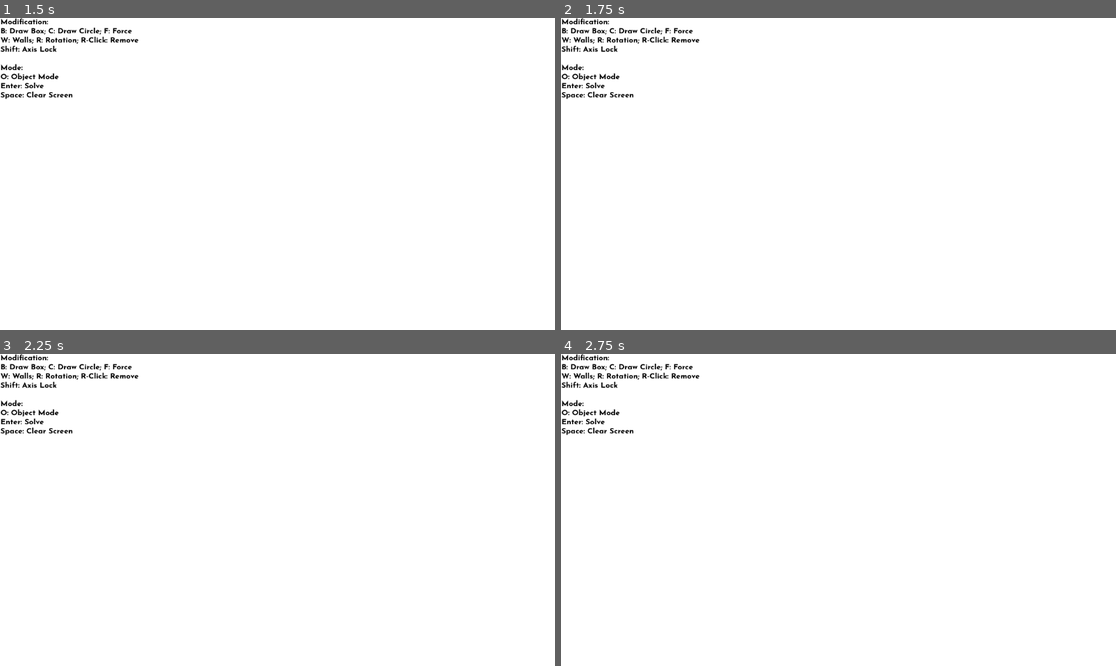
Above: before the commit, frames 1-4 (two rows, left to right).
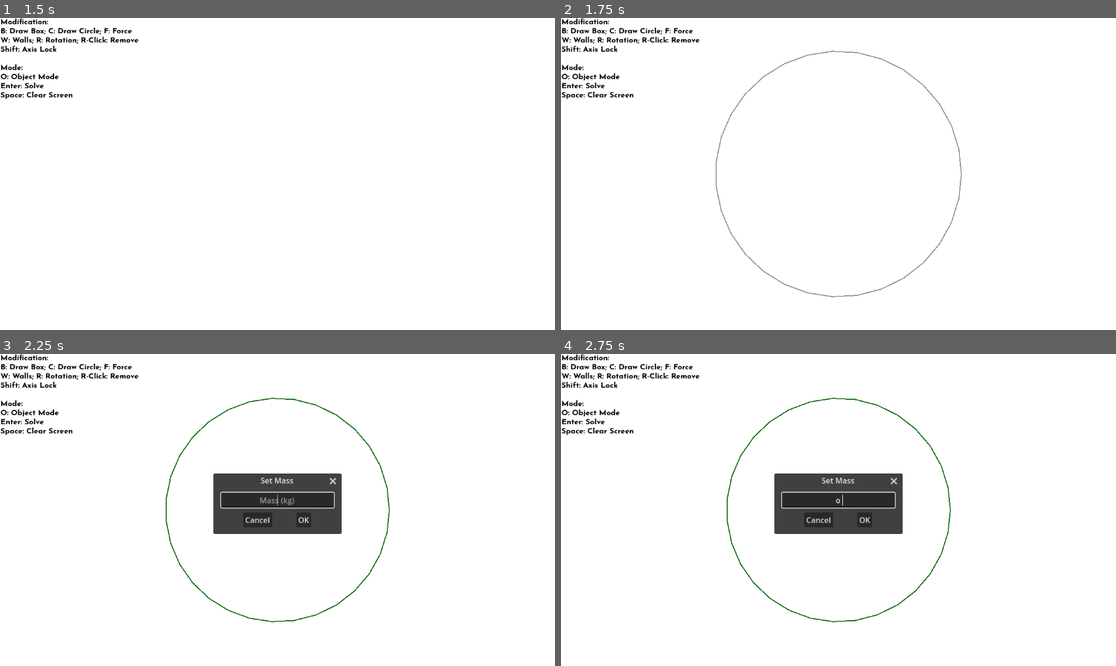
Above: after the commit, the same moments.

Repository: MDGSpace-SOC-D-2025/The-Torque-Awakens
Game: Godot game, scene res://scenes/main_menu.tscn
Two runs of this game, one before a commit and one after it. Both use one fixed random seed, a clock stepped at 60 frames per second and the inputs below.
Inputs (mouse positions are in pixels of both pictures, inside the frame that each line leads up to):
- Up to frame 1 (1.5 s): click "Statics" at 0.5 s; tap Enter at 1.25 s; move the mouse to (399, 158) at 1.27 s; hold W from 1.28 s (still down); tap B at 1.35 s; click (399, 158) at 1.42 s
- Up to frame 2 (1.75 s): keep holding W; tap Space at 1.52 s; tap C at 1.55 s
- Up to frame 3 (2.25 s): tap Space at 1.82, 2 s; move the mouse to (166, 525) at 2.02 s; release W at 2.03 s; hold S from 2.03 s (still down); tap C at 2.1 s; click (166, 525) at 2.17 s
- Up to frame 4 (2.75 s): keep holding S; tap Space at 2.27, 2.57 s; tap O at 2.3 s

Frame 1 is identical in both runs. In frame 2, 0.6% of the frame differs, in the area x 27-73%, y 10-90%; in frame 3, 5.1%, in the area x 29-71%, y 14-86%; in frame 4, 5.1%.

Commit message:
feat: Force Generator changed and values on-screen

Diff:
--- a/scenes/gd_statics.tscn
+++ b/scenes/gd_statics.tscn
@@ -5,6 +5,7 @@
 [ext_resource type="Script" uid="uid://c6d7isxbim25j" path="res://scripts/statics/gd_statics_camera.gd" id="2_t1pn1"]
 
 [node name="GDStatics" type="Node2D"]
+position = Vector2(0, -0.525)
 script = ExtResource("1_4agh2")
 color_smooth = Color(0, 0.46486604, 0.46826637, 1)
 color_preview_smooth = Color(0.5449743, 0.54497427, 0.54497427, 1)
@@ -16,8 +17,8 @@
 [node name="Label" type="Label" parent="CanvasLayer"]
 offset_left = 1.0
 offset_top = 1.0
-offset_right = 279.0
-offset_bottom = 258.0
+offset_right = 294.0
+offset_bottom = 188.0
 theme_override_colors/font_color = Color(0, 0, 0, 1)
 theme_override_fonts/font = ExtResource("2_mmtxs")
 text = "Modification:
--- a/scripts/statics/gd_statics.gd
+++ b/scripts/statics/gd_statics.gd
@@ -1,7 +1,7 @@
 extends Node2D
 
 enum WallType { SMOOTH }
-enum Mode { WALL, BOX, CIRCLE, OBJECT, FORCE,RULER }
+enum Mode { WALL, BOX, CIRCLE, OBJECT, FORCE, RULER }
 
 @export_group("Colors")
 @export var color_smooth: Color = Color.GRAY
@@ -33,9 +33,14 @@
 var contact_detector: ContactDetector
 var solver: StaticsSolver
 var renderer: Renderer
+
 var mass_popup: ConfirmationDialog
 var mass_input: LineEdit
 var pending_object: RigidObject
+
+var force_popup: ConfirmationDialog
+var force_input: LineEdit
+var pending_force_data: Dictionary = {}
 
 var walls: Array[WallData] = []
 var objects: Array[RigidObject] = []
@@ -61,110 +66,83 @@
 
 	renderer = Renderer.new()
 	renderer.setup(self)
+
+	_setup_ui()
+
+func _setup_ui():
 	mass_popup = ConfirmationDialog.new()
 	mass_popup.title = "Set Mass"
-	mass_popup.exclusive = true
+	mass_input = LineEdit.new()
+	mass_input.placeholder_text = "Mass (kg)"
+	mass_input.alignment = HORIZONTAL_ALIGNMENT_CENTER
+	mass_popup.add_child(mass_input)
+	add_child(mass_popup)
+	mass_popup.confirmed.connect(_on_mass_confirmed)
 
-	mass_input = LineEdit.new()
-	mass_input.placeholder_text = "Enter mass (kg)"
-	mass_input.alignment = HORIZONTAL_ALIGNMENT_CENTER
-
-	mass_input.text_changed.connect(func(new_text):
-		var pos = mass_input.caret_column
-		var filtered = ""
-		for c in new_text:
-			if c in "0123456789.":
-				filtered += c
-		mass_input.text = filtered
-		mass_input.caret_column = pos
-	)
-
-	mass_popup.add_child(mass_input)
-	mass_popup.register_text_enter(mass_input)
-	mass_popup.confirmed.connect(_on_mass_confirmed)
-	mass_popup.canceled.connect(_on_mass_canceled)
-	add_child(mass_popup)
+	force_popup = ConfirmationDialog.new()
+	force_popup.title = "Set Force Magnitude"
+	force_input = LineEdit.new()
+	force_input.placeholder_text = "Magnitude (N)"
+	force_input.alignment = HORIZONTAL_ALIGNMENT_CENTER
+	force_popup.add_child(force_input)
+	add_child(force_popup)
+	force_popup.confirmed.connect(_on_force_confirmed)
 
 func _input(event: InputEvent) -> void:
 	if event is InputEventKey and event.pressed:
-		if event.keycode == KEY_W:
-			current_mode = Mode.WALL
-			object_manager.clear_selection()
-		elif event.keycode == KEY_B:
-			current_mode = Mode.BOX
-			object_manager.clear_selection()
-		elif event.keycode == KEY_C:
-			current_mode = Mode.CIRCLE
-			object_manager.clear_selection()
-		elif event.keycode == KEY_O:
-			current_mode = Mode.OBJECT
-			object_manager.clear_selection()
-		elif event.keycode == KEY_F:
-			current_mode = Mode.FORCE
-			object_manager.clear_selection()
+		if event.keycode == KEY_W: current_mode = Mode.WALL
+		elif event.keycode == KEY_B: current_mode = Mode.BOX
+		elif event.keycode == KEY_C: current_mode = Mode.CIRCLE
+		elif event.keycode == KEY_O: current_mode = Mode.OBJECT
+		elif event.keycode == KEY_F: current_mode = Mode.FORCE
 		elif event.keycode == KEY_ENTER:
 			contact_detector.detect_all_contacts()
 			solver.solve()
-		elif event.keycode == KEY_SPACE:
-			clear_everything()
+		elif event.keycode == KEY_SPACE: clear_everything()
 
 	match current_mode:
-		Mode.WALL:
-			wall_manager.handle_input(event)
-		Mode.BOX:
-			object_manager.handle_box_input(event)
-		Mode.CIRCLE:
-			object_manager.handle_circle_input(event)
-		Mode.OBJECT:
-			object_manager.handle_object_edit(event)
-		Mode.FORCE:
-			force_manager.handle_input(event)
-
-	if _is_interacting():
-		get_viewport().set_input_as_handled()
+		Mode.WALL: wall_manager.handle_input(event)
+		Mode.BOX: object_manager.handle_box_input(event)
+		Mode.CIRCLE: object_manager.handle_circle_input(event)
+		Mode.OBJECT: object_manager.handle_object_edit(event)
+		Mode.FORCE: force_manager.handle_input(event)
 
 	queue_redraw()
-
-func _is_interacting() -> bool:
-	return wall_manager.is_drawing or object_manager.is_drawing or \
-		   object_manager.is_grabbing or object_manager.is_rotating or \
-		   force_manager.is_drawing
-
-func clear_everything():
-	for obj in objects:
-		if is_instance_valid(obj.body):
-			obj.body.queue_free()
-	objects.clear()
-	for wall in walls:
-		if is_instance_valid(wall.body):
-			wall.body.queue_free()
-	walls.clear()
-	object_manager.clear_selection()
-	wall_manager.is_drawing = false
-	force_manager.is_drawing = false
-	solver.clear_results()
-	queue_redraw()
-
-func _on_mass_confirmed():
-	if pending_object:
-		var val = mass_input.text.to_float()
-		pending_object.mass = val if val > 0 else default_mass
-		pending_object = null
-	mass_input.clear()
-
-
-
-func _on_mass_canceled():
-	if pending_object:
-		object_manager._remove_object_instance(pending_object)
-		pending_object = null
-	mass_input.clear()
 
 func request_mass_input(obj: RigidObject):
 	pending_object = obj
 	mass_popup.popup_centered(Vector2i(250, 80))
 	mass_input.grab_focus()
 
+func _on_mass_confirmed():
+	if pending_object:
+		var val = mass_input.text.to_float()
+		pending_object.mass = val if val > 0 else default_mass
+	mass_input.clear()
+
+func request_force_magnitude(obj, direction, magnitude):
+	pending_force_data = {"obj": obj, "dir": direction, "mag": magnitude}
+	force_input.text = str(snapped(magnitude, 0.1))
+	force_popup.popup_centered(Vector2i(250, 80))
+	force_input.grab_focus()
+
+func _on_force_confirmed():
+	var val = force_input.text.to_float()
+	if val > 0:
+		var force = ForceData.new()
+		force.direction = pending_force_data.dir
+		force.magnitude = val
+		pending_force_data.obj.forces.append(force)
+	force_input.clear()
+	queue_redraw()
+
+func clear_everything():
+	for obj in objects: if is_instance_valid(obj.body): obj.body.queue_free()
+	objects.clear()
+	for wall in walls: if is_instance_valid(wall.body): wall.body.queue_free()
+	walls.clear()
+	queue_redraw()
+
 func _draw():
 	renderer.draw_all()
 	solver.draw_results(self)
--- a/scripts/statics/statics_solver.gd
+++ b/scripts/statics/statics_solver.gd
@@ -93,7 +93,7 @@
 
 	for contact in contact_results:
 		var mag = contact_results[contact]
-		var label = "Fn: %.1f" % mag
+		var label = "Fn: %.1f N" % mag
 		var offset_pos = contact.point + (contact.normal * 25.0)
 		canvas.draw_string(font, offset_pos, label, HORIZONTAL_ALIGNMENT_CENTER, -1, font_size, golden)
 
--- a/scripts/statics/staticsforce_manager.gd
+++ b/scripts/statics/staticsforce_manager.gd
@@ -20,14 +20,9 @@
 					is_drawing = true
 					force_start = obj.position
 			else:
-				var force_vec = mouse_pos - force_start
-				if Input.is_key_pressed(KEY_ALT):
-					force_vec = -force_vec
-				if force_vec.length() > 5:
-					var force = ForceData.new()
-					force.direction = force_vec.normalized()
-					force.magnitude = force_vec.length()
-					selected_object.forces.append(force)
+				var force_vec = _get_processed_vec(mouse_pos)
+				if force_vec.length() > 2:
+					main.request_force_magnitude(selected_object, force_vec.normalized(), force_vec.length())
 				is_drawing = false
 				selected_object = null
 
@@ -38,44 +33,52 @@
 			else:
 				remove_force_at(mouse_pos)
 
+func _get_processed_vec(mouse_pos: Vector2) -> Vector2:
+	var vec = mouse_pos - force_start
+
+	if Input.is_key_pressed(KEY_SHIFT):
+		if abs(vec.x) > abs(vec.y):
+			vec.y = 0
+		else:
+			vec.x = 0
+
+	if Input.is_key_pressed(KEY_ALT):
+		vec = -vec
+
+	return vec
+
 func remove_force_at(pos: Vector2):
 	for obj in main.objects:
 		for i in range(obj.forces.size() - 1, -1, -1):
 			var force = obj.forces[i]
 			var force_end = obj.position + force.direction * force.magnitude
-			var dist = _dist_to_segment(pos, obj.position, force_end)
-			if dist < 10.0:
+			if _dist_to_segment(pos, obj.position, force_end) < 10.0:
 				obj.forces.remove_at(i)
 				return
 
 func _get_object_at(pos: Vector2):
 	for obj in main.objects:
 		var check_dist = obj.size.x if not obj.is_box else obj.size.length() / 2
-		if obj.position.distance_to(pos) < check_dist:
-			return obj
+		if obj.position.distance_to(pos) < check_dist: return obj
 	return null
 
 func _dist_to_segment(p: Vector2, a: Vector2, b: Vector2) -> float:
 	var ab = a.distance_to(b)
 	if ab == 0: return p.distance_to(a)
 	var t = max(0, min(1, (p - a).dot(b - a) / (ab * ab)))
-	var projection = a + t * (b - a)
-	return p.distance_to(projection)
+	return p.distance_to(a + t * (b - a))
 
 func draw_force_preview(t_scale: float):
 	if is_drawing and selected_object:
-		var mouse_pos = main.get_global_mouse_position()
-		var force_vec = mouse_pos - force_start
-		if Input.is_key_pressed(KEY_ALT):
-			force_vec = -force_vec
+		var force_vec = _get_processed_vec(main.get_global_mouse_position())
 		var force_end = force_start + force_vec
 		main.draw_line(force_start, force_end, main.color_preview_smooth, 2.0 * t_scale)
 		_draw_arrow_head(force_end, force_vec.normalized(), main.color_preview_smooth, t_scale)
 
 func _draw_arrow_head(tip: Vector2, direction: Vector2, color: Color, t_scale: float):
+	if direction == Vector2.ZERO: return
 	var size = 8.0 * t_scale
-	var angle = 0.5
-	var left = tip - direction.rotated(angle) * size
-	var right = tip - direction.rotated(-angle) * size
+	var left = tip - direction.rotated(0.5) * size
+	var right = tip - direction.rotated(-0.5) * size
 	main.draw_line(tip, left, color, 2.0 * t_scale)
 	main.draw_line(tip, right, color, 2.0 * t_scale)
--- a/scripts/truss/trussdraw.gd
+++ b/scripts/truss/trussdraw.gd
@@ -134,10 +134,10 @@
 			var force = member_forces[member]
 			if force > 0.01:
 				m_color = Color.CYAN
-				force_label = "%.1f (T)" % force
+				force_label = "%.1f (T) N" % force
 			elif force < -0.01:
 				m_color = Color.TOMATO
-				force_label = "%.1f (C)" % abs(force)
+				force_label = "%.1f (C) N" % abs(force)
 			else:
 				m_color = Color.DARK_GRAY
 				force_label = "0"
@@ -316,13 +316,13 @@
 			var type = node_supports[node_pos]
 			match type:
 				SupportType.PIN_X, SupportType.PIN_X_NEG, SupportType.PIN_Y, SupportType.PIN_Y_NEG:
-					reaction_forces[node_pos] = "Rx:%.1f Ry:%.1f" % [results[reaction_idx], results[reaction_idx+1]]
+					reaction_forces[node_pos] = "Rx:%.1f N Ry:%.1f N" % [results[reaction_idx], results[reaction_idx+1]]
 					reaction_idx += 2
 				SupportType.ROLLER_X, SupportType.ROLLER_X_NEG:
-					reaction_forces[node_pos] = "Ry:%.1f" % results[reaction_idx]
+					reaction_forces[node_pos] = "Ry:%.1f N" % results[reaction_idx]
 					reaction_idx += 1
 				SupportType.ROLLER_Y, SupportType.ROLLER_Y_NEG:
-					reaction_forces[node_pos] = "Rx:%.1f" % results[reaction_idx]
+					reaction_forces[node_pos] = "Rx:%.1f N" % results[reaction_idx]
 					reaction_idx += 1
 		current_mode = Mode.SOLVED
 	queue_redraw()
